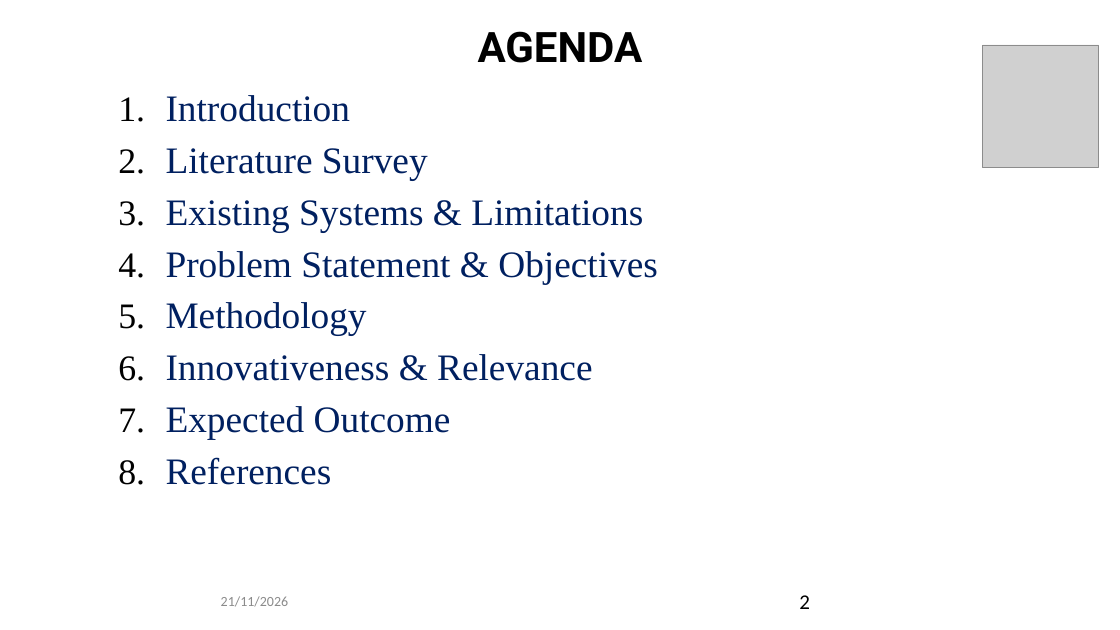
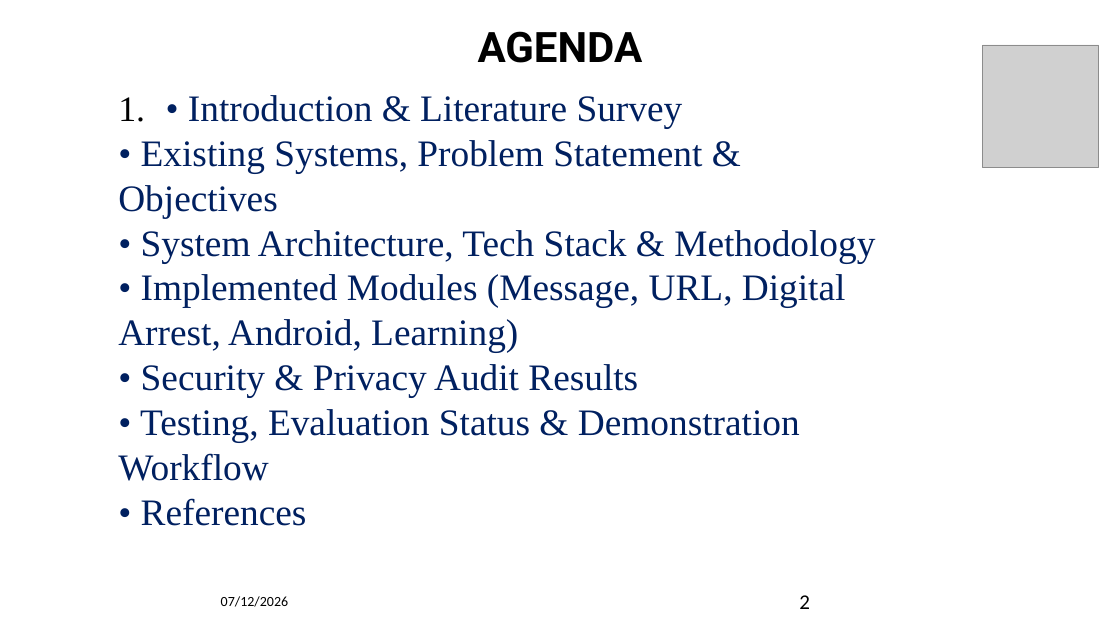
Before and after one commit to darshanashok-dev/community, a slide deck: slide 2 of community_project_ppt_updated.pptx. Drawn at 1120x630 pixels with LibreOffice and Linux fonts; fonts in the diff are those of the drawing; grey boxes stand for pictures; background and template pictures are left out. Boxes give left, top, right and bottom in pixels: in the first picture for what was removed or moved away, otherwise in the second. Text is boxed around its words. In the diff, an @@ line names an element or a change of style, - is before the commit and + after.

```diff
--- a/community_project_ppt_updated.pptx
+++ b/community_project_ppt_updated.pptx
@@ text at [118,95,875,526]: text changed @@
-1. Introduction
-2. Literature Survey
-3. Existing Systems & Limitations
-4. Problem Statement & Objectives
-5. Methodology
-6. Innovativeness & Relevance
-7. Expected Outcome
-8. References
+1. • Introduction & Literature Survey
+• Existing Systems, Problem Statement & Objectives
+• System Architecture, Tech Stack & Methodology
+• Implemented Modules (Message, URL, Digital Arrest, Android, Learning)
+• Security & Privacy Audit Results
+• Testing, Evaluation Status & Demonstration Workflow
+• References
@@ text at [221,596,288,607]: text changed; text colour #8C8C8C to #000000 @@
-21/11/2026
+07/12/2026
```
Also in this commit, not shown: 15 other slides changed, 6 slides added, 10 other files.
